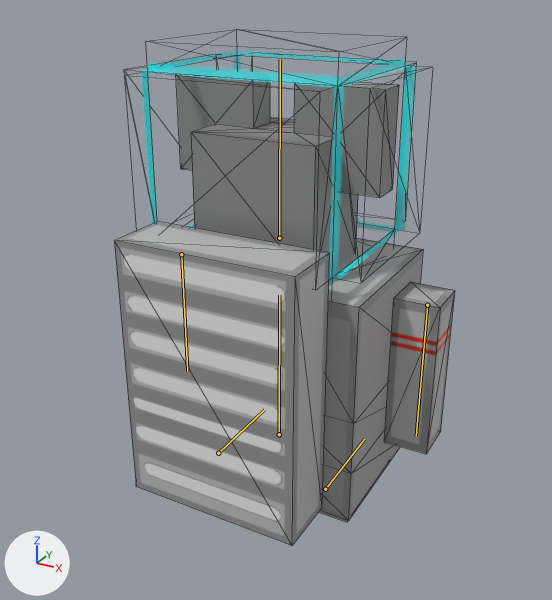
The Blender file project/GameResources/Models/ParentKoala/ParentKoala.blend as it was, and as the next commit left it.
Camera for both pictures: a 50 mm lens placed at (1.028, -1.893, 1.11), pointed at (-0.011, -0.005, 0.166). Lighting does not change. The marker at lower left points along +X, +Y and +Z. The bones that bend it are drawn over the model as lines. Mesh edges are drawn as thin lines.

In view in the first picture: 'Arm', 'Arm.007'.
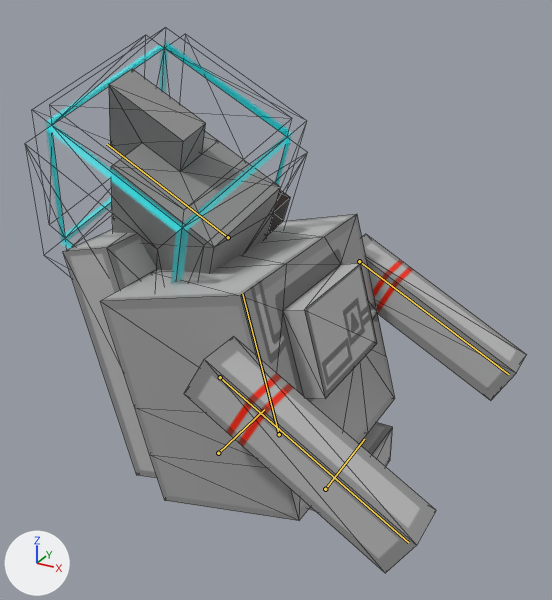
The newer file adds an action. The first version stands in its rest pose; the second is drawn at frame 7 of the action 'UpRight'.

What differs and where, as boxes (x1, y1, x2, y2) in the pictures (552 x 600 px):
```json
{"object": "Arm", "change": "posed", "before": [114, 75, 455, 546], "after": [63, 69, 527, 573], "on screen": "36% wider, 7% taller"}
{"object": "Arm.007", "change": "posed", "before": [141, 51, 415, 285], "after": [46, 41, 292, 283]}
{"bone": "ボーン", "before": "(279, 434) to (279, 295)", "after": "(279, 434) to (242, 293)"}
{"bone": "ボーン.001", "before": "(181, 254) to (187, 371)", "after": "(359, 261) to (509, 374)"}
{"bone": "ボーン.002", "before": "(427, 305) to (416, 436)", "after": "(220, 377) to (408, 542)"}
{"bone": "ボーン.005", "before": "(279, 238) to (280, 59)", "after": "(228, 237) to (107, 144)"}
```

Scene script edits in JSON lines:
```json
{"block": "bone_ボーン", "where": "bone_ボーン = bpy.data.objects['アーマチュア'].pose.bones['ボーン']"}
{"op": "set", "path": "bone_ボーン.rotation_quaternion", "old": "(1.0, 0.0, 0.0, 0.0)", "new": "(0.694, -0.098, -0.709, -0.077)", "note": "degrees (0, 0, 0) -> degrees (47, -92, -62)"}
{"block": "bone_ボーン_001", "where": "bone_ボーン_001 = bpy.data.objects['アーマチュア'].pose.bones['ボーン.001']  # child of 'ボーン'"}
{"op": "set", "path": "bone_ボーン_001.location", "old": "(0.0, 0.0, 0.0)", "new": "(0.0, 0.084, -0.096)"}
{"op": "set", "path": "bone_ボーン_001.rotation_quaternion", "old": "(1.0, 0.0, 0.0, 0.0)", "new": "(0.917, -0.4, 0.0, 0.0)", "note": "degrees (0, 0, 0) -> degrees (-47, 0, 0)"}
{"op": "set", "path": "bone_ボーン_001.scale", "old": "(1.0, 1.0, 1.0)", "new": "(1.0, 1.38, 1.0)"}
{"block": "bone_ボーン_002", "where": "bone_ボーン_002 = bpy.data.objects['アーマチュア'].pose.bones['ボーン.002']  # child of 'ボーン'"}
{"op": "set", "path": "bone_ボーン_002.location", "old": "(0.0, 0.0, 0.0)", "new": "(0.0, 0.087, -0.093)"}
{"op": "set", "path": "bone_ボーン_002.rotation_quaternion", "old": "(1.0, 0.0, 0.0, 0.0)", "new": "(0.923, -0.384, 0.0, 0.0)", "note": "degrees (0, 0, 0) -> degrees (-45, 0, 0)"}
{"op": "set", "path": "bone_ボーン_002.scale", "old": "(1.0, 1.0, 1.0)", "new": "(1.0, 1.37, 1.0)"}
{"block": "bone_ボーン_005", "where": "bone_ボーン_005 = bpy.data.objects['アーマチュア'].pose.bones['ボーン.005']  # child of 'ボーン'"}
{"op": "set", "path": "bone_ボーン_005.rotation_quaternion", "old": "(1.0, 0.0, 0.0, 0.0)", "new": "(0.765, -0.337, 0.502, -0.221)", "note": "degrees (0, 0, 0) -> degrees (-70, 38, -59)"}
```
